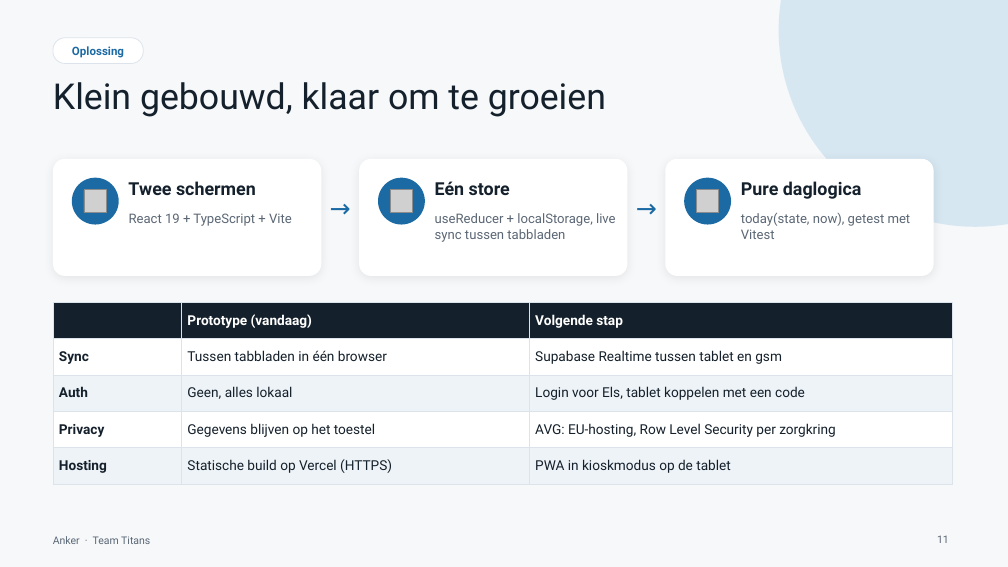
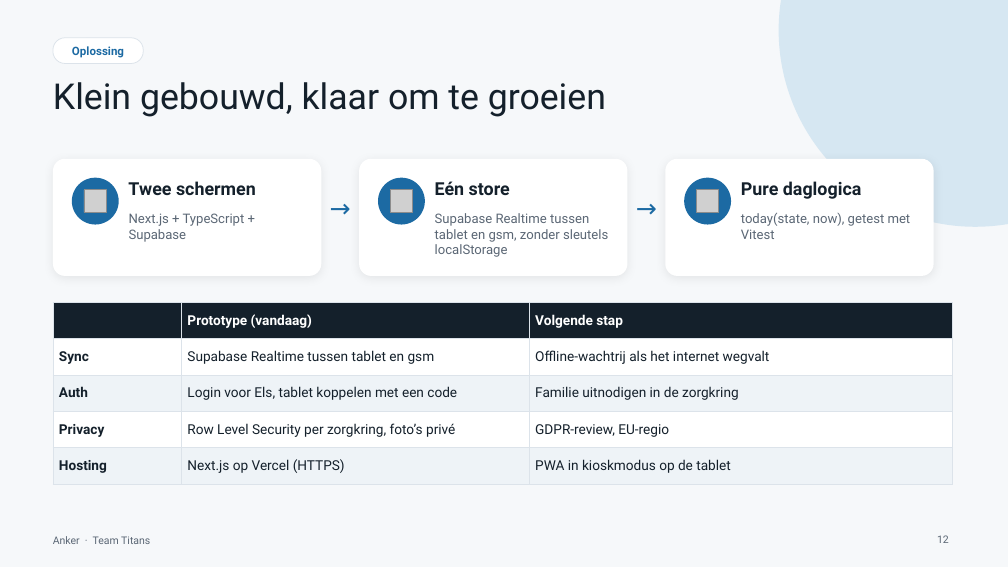
Before and after one commit to sergiuNE/Titans---Hack_The_Future, a slide deck: slide 12 of Documentation/Anker-pitch.pptx (slide 11 before the commit). Drawn at 1008x567 pixels with LibreOffice and Linux fonts; fonts in the diff are those of the drawing; grey boxes stand for pictures. Boxes give left, top, right and bottom in pixels: in the first picture for what was removed or moved away, otherwise in the second. Text is boxed around its words. In the diff, an @@ line names an element or a change of style, - is before the commit and + after.

Commit message:
Update the pitch deck to the current app
Next.js and Supabase stack, NL/FR/EN, text size, Wie is dit?, weather tip, caregiver overview and pairing code. New screenshots and a language slide; scope marks languages, sync and login as built.

```diff
--- a/Documentation/Anker-pitch.pptx
+++ b/Documentation/Anker-pitch.pptx
@@ text at [129, 213, 245, 242]: text changed @@
-React 19 + TypeScript + Vite
+Next.js + TypeScript + Supabase
@@ text at [435, 213, 608, 257]: text changed @@
-useReducer + localStorage, live sync tussen tabbladen
+Supabase Realtime tussen tablet en gsm, zonder sleutels localStorage
@@ table at [53, 302, 953, 477] @@
-row 2, column 2: Tussen tabbladen in één browser
+row 2, column 2: Supabase Realtime tussen tablet en gsm
-row 2, column 3: Supabase Realtime tussen tablet en gsm
+row 2, column 3: Offline-wachtrij als het internet wegvalt
-row 3, column 2: Geen, alles lokaal
+row 3, column 2: Login voor Els, tablet koppelen met een code
-row 3, column 3: Login voor Els, tablet koppelen met een code
+row 3, column 3: Familie uitnodigen in de zorgkring
-row 4, column 2: Gegevens blijven op het toestel
+row 4, column 2: Row Level Security per zorgkring, foto’s privé
-row 4, column 3: AVG: EU-hosting, Row Level Security per zorgkring
+row 4, column 3: GDPR-review, EU-regio
-row 5, column 2: Statische build op Vercel (HTTPS)
+row 5, column 2: Next.js op Vercel (HTTPS)
@@ page number at [937, 535, 949, 543]: text changed @@
-11
+12
```
Also in this commit, not shown: 5 other slides changed, 1 slide added.
